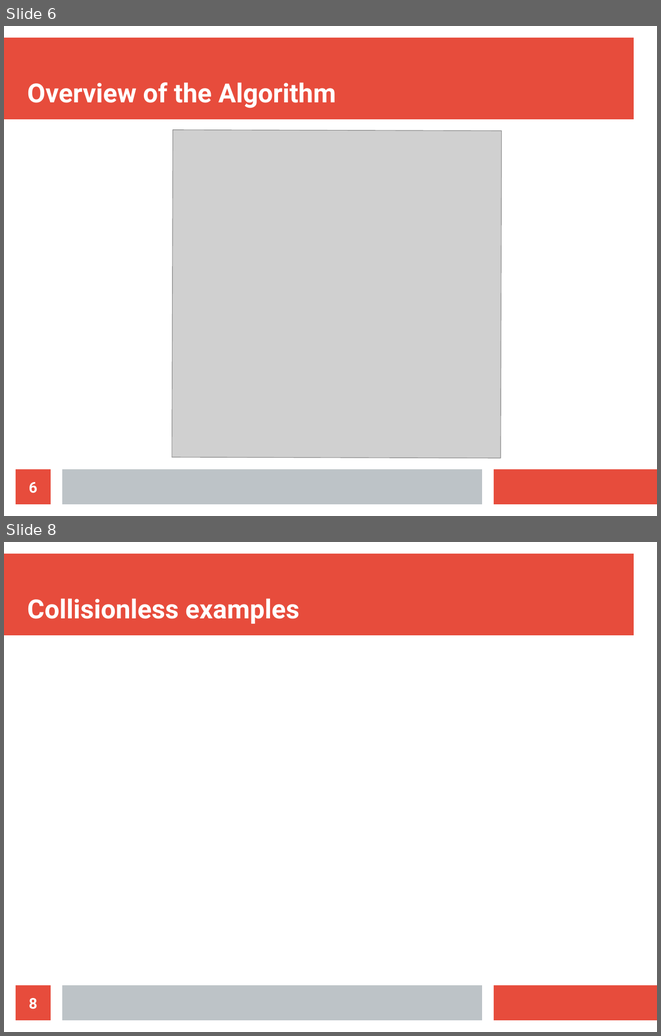
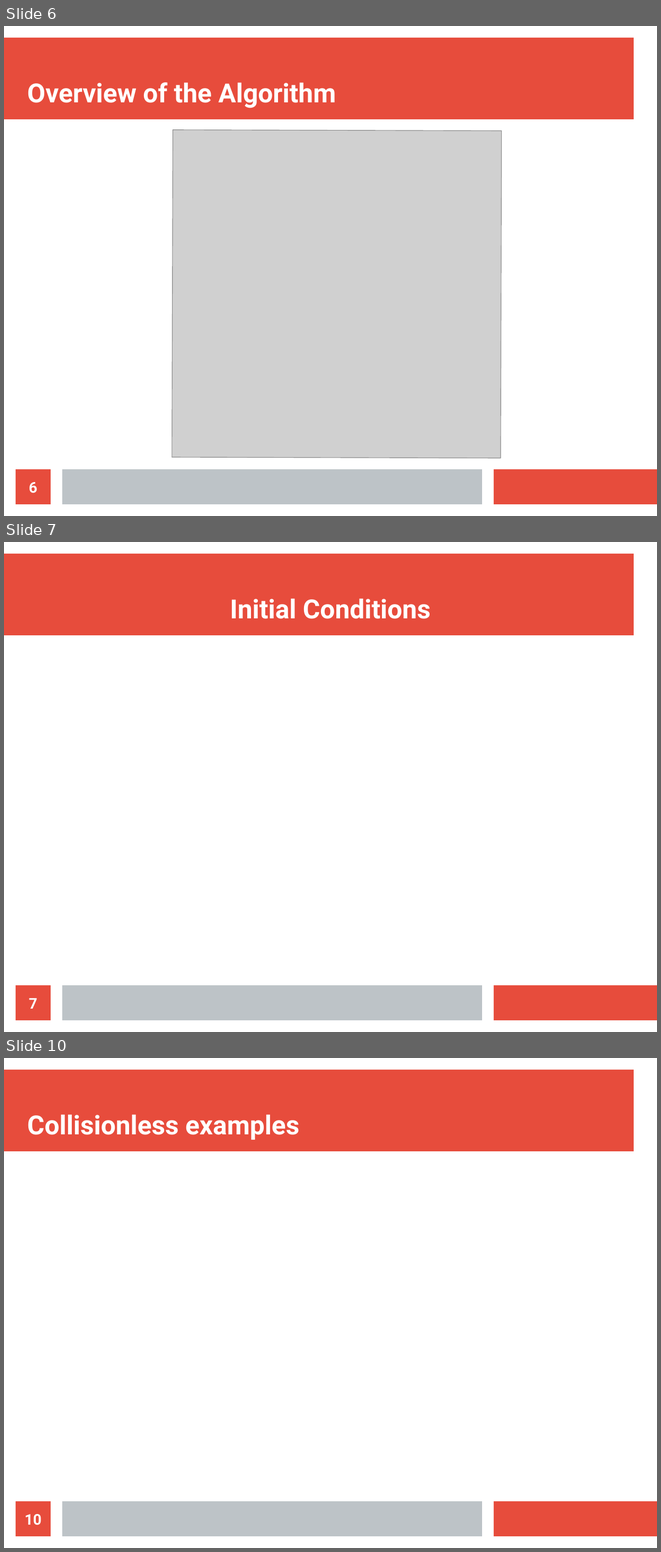
Before and after one commit to ClarkGuilty/2018, a slide deck: MOCa/diap.odp. Shown one above the other, each under a label of ours: slides 6 and 8 before the commit, slides 6, 7 and 10 after it; the slides between them are not shown. The pictures are 661x1036 and 661x1552 pixels, drawn with LibreOffice and Linux fonts; fonts in the diff are those of the drawing; grey boxes stand for pictures. Boxes give left, top, right and bottom in pixels: in the first picture for what was removed or moved away, otherwise in the second. Text is boxed around its words. In the diff, an @@ line names an element or a change of style, - is before the commit and + after.

```diff
--- a/MOCa/diap.odp
+++ b/MOCa/diap.odp
@@ slide 7 added at box(4, 542, 657, 1032), background #FFFFFF; not listed: 3 template elements that a slide beside it also shows @@
@@ title added at box(230, 598, 431, 619), 32 pt, text #FFFFFF, bold @@
+Initial Conditions
@@ page number added at box(16, 985, 51, 1020), fill #E74C3C, 18 pt, text #FFFFFF, bold @@
+7
@@ what was slide 8 is now slide 10 @@
@@ page number at box(25, 1514, 42, 1525): text changed @@
-8
+10
```
Also in this commit, not shown: 2 other slides added, 1 slide removed, 21 other files.
